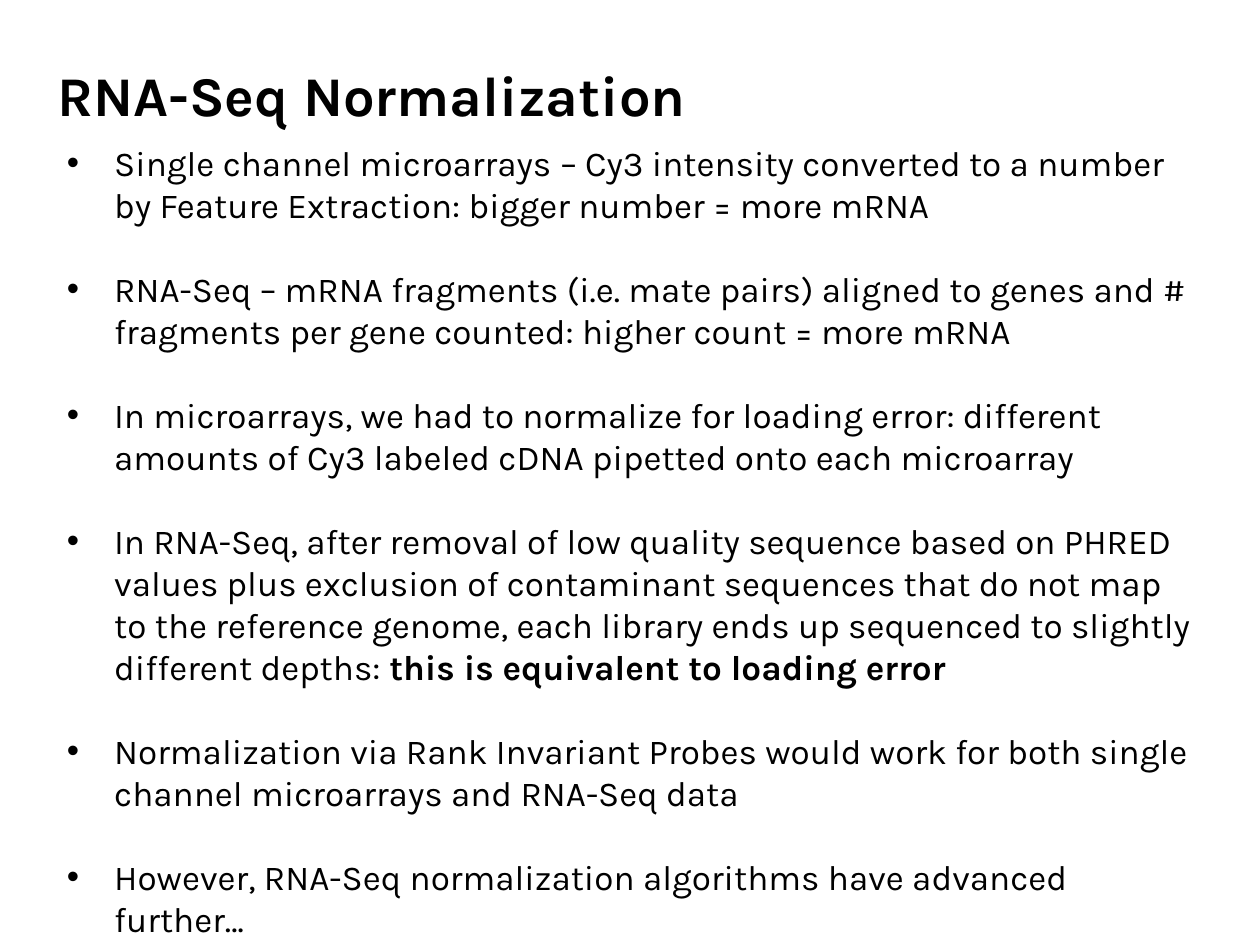
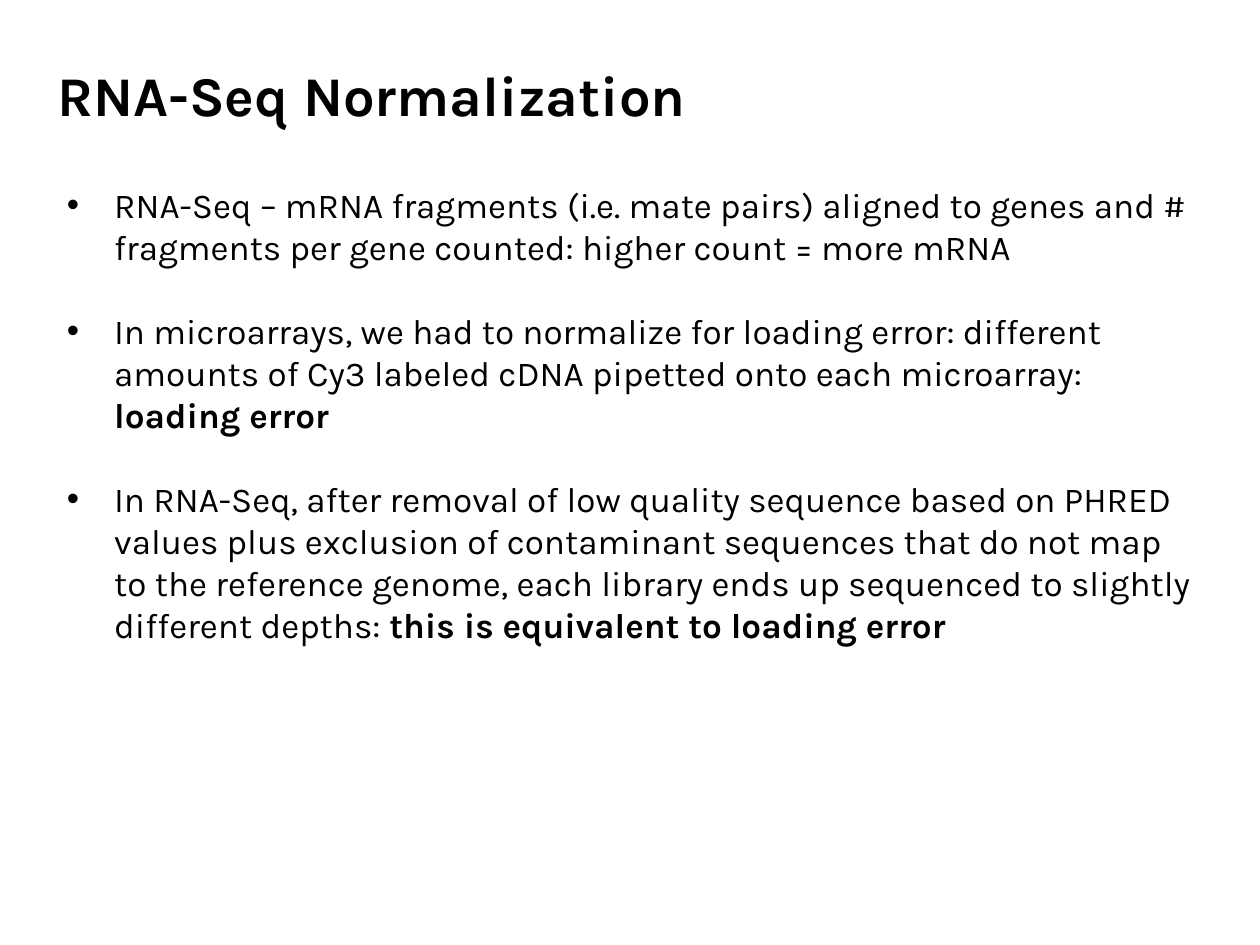
Before and after one commit to agmcarthur/Biochem-3BP3, a slide deck: slide 18 of Lectures/Lecture 9 - RNA-Seq.pptx. Drawn at 1260x945 pixels with LibreOffice and Linux fonts; fonts in the diff are those of the drawing. Boxes give left, top, right and bottom in pixels: in the first picture for what was removed or moved away, otherwise in the second. Text is boxed around its words. In the diff, an @@ line names an element or a change of style, - is before the commit and + after.

```diff
--- a/Lectures/Lecture 9 - RNA-Seq.pptx
+++ b/Lectures/Lecture 9 - RNA-Seq.pptx
@@ text at <box>114,152,1164,227</box>: paragraph removed @@
-• Single channel microarrays – Cy3 intensity converted to a number by Feature Extraction: bigger number = more mRNA
@@ text at <box>114,320,1101,437</box>: text changed @@
-• In microarrays, we had to normalize for loading error: different amounts of Cy3 labeled cDNA pipetted onto each microarray
+• In microarrays, we had to normalize for loading error: different amounts of Cy3 labeled cDNA pipetted onto each microarray: loading error
@@ text at <box>114,740,1188,933</box>: paragraphs removed @@
-• Normalization via Rank Invariant Probes would work for both single channel microarrays and RNA-Seq data
-• However, RNA-Seq normalization algorithms have advanced further…
```
Also in this commit, not shown: 12 other slides changed, 3 slides added.
